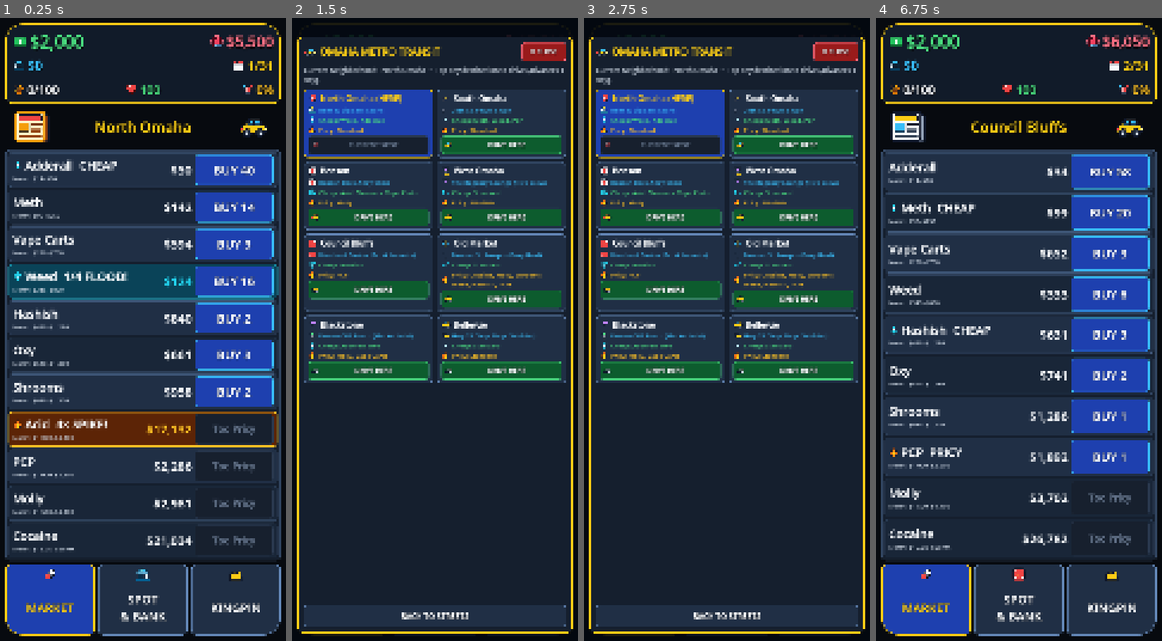
Above: before the commit, frames 1-4 (left to right).
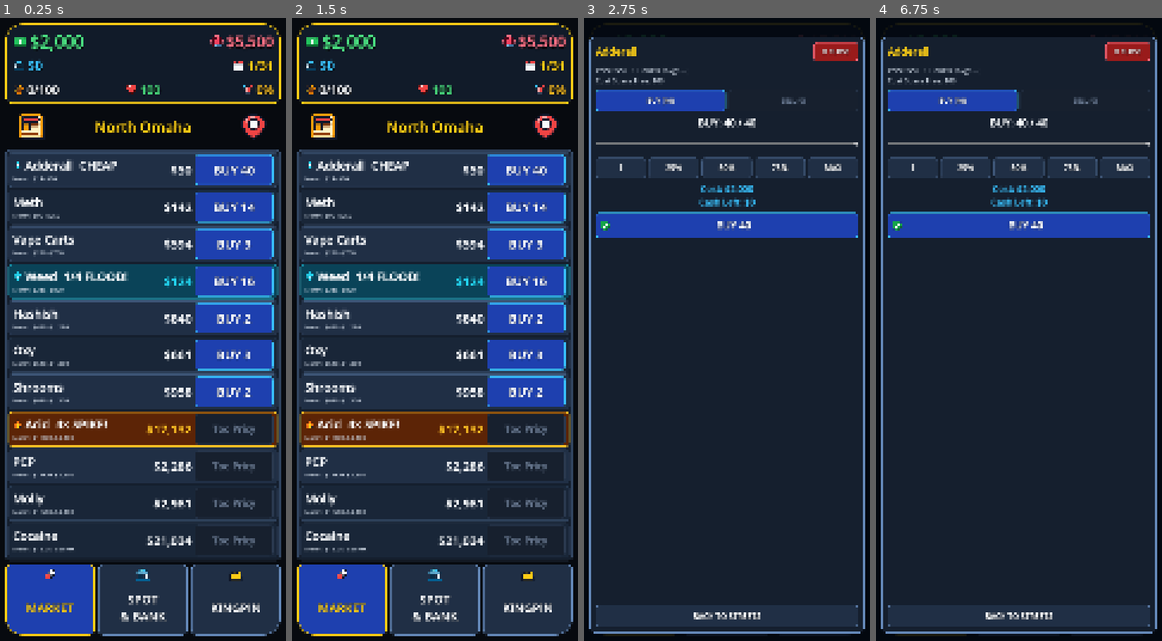
Above: after the commit, the same moments.

Repository: TimGoergen/dope-wars
Game: Godot game, scene res://Main.tscn
Two runs of this game, one before a commit and one after it. Both use one fixed random seed, a clock stepped at 60 frames per second and the inputs below.
Inputs (mouse positions are in pixels of both pictures, inside the frame that each line leads up to):
- Up to frame 1 (0.25 s): no input
- Up to frame 2 (1.5 s): click (323, 123) at 0.52 s; click (546, 123) at 1.27 s
- Up to frame 3 (2.75 s): click (686, 167) at 2.02 s
- Up to frame 4 (6.75 s): click "BUY 40" at 2.75 s; click (978, 204) at 3.52 s; click "BUY 14" at 4.25 s; click (978, 242) at 5.02 s; click "BUY 3" at 5.75 s; click (978, 279) at 6.52 s

The runs differ from the first frame. In frame 1, 0.8% of the frame differs, in the area x 5-94%, y 14-20%; in frame 2, 48%, in the area x 1-99%, y 0-100%; in frame 3, 23%; in frame 4, 40%.

Commit message:
Match news/travel icon height, use rounder pin on travel button, and make recent transactions a fixed-size click-to-open popup with 2x title and X close button

Diff:
--- a/game/scripts/Main.gd
+++ b/game/scripts/Main.gd
@@ -33,7 +33,10 @@
 var _news_icon_rect: TextureRect
 var _log_line_1: Label
 var _log_line_2: Label
+var _news_overlay: Control
 var _news_expand_panel: PanelContainer
+var _news_title_lbl: Label
+var _news_close_btn: Button
 var _news_expand_vbox: VBoxContainer
 var _product_rows: Dictionary = {} # product_id -> Dictionary of nodes
 
@@ -178,24 +181,70 @@
 	)
 	add_child(_dev_tuning_overlay)
 
-	# Press-and-Hold Expanded News Panel (grows up to 1200px / half screen height while held)
+	# Click-to-Open Recent Transactions Popup (stays open until X button or outside click)
+	_news_overlay = Control.new()
+	_news_overlay.set_anchors_and_offsets_preset(Control.PRESET_FULL_RECT)
+	_news_overlay.visible = false
+	add_child(_news_overlay)
+
+	var news_outside_btn := Button.new()
+	news_outside_btn.set_anchors_and_offsets_preset(Control.PRESET_FULL_RECT)
+	UiPalette.style_flat_inert_button(news_outside_btn)
+	news_outside_btn.pressed.connect(func() -> void:
+		Audio.play(&"tap")
+		_set_news_expanded(false)
+	)
+	_news_overlay.add_child(news_outside_btn)
+
 	_news_expand_panel = PanelContainer.new()
 	_news_expand_panel.visible = false
-	_news_expand_panel.mouse_filter = Control.MOUSE_FILTER_IGNORE
-	_news_expand_panel.add_theme_stylebox_override("panel", UiPalette.make_box(UiPalette.PANEL_BG, UiPalette.GOLD_ACCENT, 16, 4, 16, 14))
-	add_child(_news_expand_panel)
+	_news_expand_panel.size = Vector2(648, 1080)
+	_news_expand_panel.mouse_filter = Control.MOUSE_FILTER_STOP
+	_news_expand_panel.add_theme_stylebox_override("panel", UiPalette.make_box(UiPalette.PANEL_BG, UiPalette.GOLD_ACCENT, 16, 4, 20, 18))
+	_news_overlay.add_child(_news_expand_panel)
+
+	var news_panel_vbox := VBoxContainer.new()
+	news_panel_vbox.size_flags_horizontal = Control.SIZE_EXPAND_FILL
+	news_panel_vbox.size_flags_vertical = Control.SIZE_EXPAND_FILL
+	news_panel_vbox.add_theme_constant_override("separation", 12)
+	_news_expand_panel.add_child(news_panel_vbox)
+
+	var news_header := HBoxContainer.new()
+	news_header.size_flags_horizontal = Control.SIZE_EXPAND_FILL
+	news_header.add_theme_constant_override("separation", 10)
+	news_panel_vbox.add_child(news_header)
+
+	_news_title_lbl = UiPalette.add_label(news_header, "RECENT\nTRANSACTIONS", UiPalette.FONT_SMALL * 2, UiPalette.GOLD_ACCENT, false, true)
+	_news_title_lbl.size_flags_horizontal = Control.SIZE_EXPAND_FILL
+
+	_news_close_btn = Button.new()
+	_news_close_btn.text = ""
+	_news_close_btn.icon = UiIcons.get_icon("close_x", 44)
+	_news_close_btn.icon_alignment = HORIZONTAL_ALIGNMENT_CENTER
+	_news_close_btn.custom_minimum_size = Vector2(64, 64)
+	_news_close_btn.size_flags_vertical = Control.SIZE_SHRINK_BEGIN
+	UiPalette.style_flat_inert_button(_news_close_btn)
+	_news_close_btn.pressed.connect(func() -> void:
+		Audio.play(&"tap")
+		_set_news_expanded(false)
+	)
+	news_header.add_child(_news_close_btn)
+
+	var news_div := ColorRect.new()
+	news_div.color = UiPalette.BORDER_SLATE
+	news_div.custom_minimum_size = Vector2(0, 2)
+	news_div.size_flags_horizontal = Control.SIZE_EXPAND_FILL
+	news_panel_vbox.add_child(news_div)
 
 	var news_scroll := ScrollContainer.new()
 	news_scroll.horizontal_scroll_mode = ScrollContainer.SCROLL_MODE_DISABLED
 	news_scroll.size_flags_horizontal = Control.SIZE_EXPAND_FILL
 	news_scroll.size_flags_vertical = Control.SIZE_EXPAND_FILL
-	news_scroll.mouse_filter = Control.MOUSE_FILTER_IGNORE
-	_news_expand_panel.add_child(news_scroll)
+	news_panel_vbox.add_child(news_scroll)
 
 	_news_expand_vbox = VBoxContainer.new()
 	_news_expand_vbox.size_flags_horizontal = Control.SIZE_EXPAND_FILL
-	_news_expand_vbox.add_theme_constant_override("separation", 8)
-	_news_expand_vbox.mouse_filter = Control.MOUSE_FILTER_IGNORE
+	_news_expand_vbox.add_theme_constant_override("separation", 10)
 	news_scroll.add_child(_news_expand_vbox)
 
 
@@ -272,7 +321,7 @@
 	top_strip.add_theme_constant_override("separation", 12)
 	vbox.add_child(top_strip)
 
-	# Left: Frameless Newspaper SVG Icon (112x112, vertically & horizontally centered)
+	# Left: Frameless Newspaper SVG Icon (112x112, vertically & horizontally centered, same height as travel pin)
 	_scanner_card = PanelContainer.new()
 	_scanner_card.size_flags_horizontal = Control.SIZE_EXPAND_FILL
 	_scanner_card.size_flags_vertical = Control.SIZE_EXPAND_FILL
@@ -281,8 +330,8 @@
 	top_strip.add_child(_scanner_card)
 
 	_news_icon_rect = UiIcons.create_icon_rect("newspaper", 112)
-	_news_icon_rect.size_flags_horizontal = Control.SIZE_EXPAND_FILL
-	_news_icon_rect.size_flags_vertical = Control.SIZE_EXPAND_FILL
+	_news_icon_rect.size_flags_horizontal = Control.SIZE_SHRINK_CENTER
+	_news_icon_rect.size_flags_vertical = Control.SIZE_SHRINK_CENTER
 	_scanner_card.add_child(_news_icon_rect)
 
 	_log_line_1 = Label.new()
@@ -293,11 +342,9 @@
 	UiPalette.style_flat_inert_button(news_hold_btn)
 	news_hold_btn.size_flags_horizontal = Control.SIZE_EXPAND_FILL
 	news_hold_btn.size_flags_vertical = Control.SIZE_EXPAND_FILL
-	news_hold_btn.button_down.connect(func() -> void:
-		_set_news_expanded(true)
-	)
-	news_hold_btn.button_up.connect(func() -> void:
-		_set_news_expanded(false)
+	news_hold_btn.pressed.connect(func() -> void:
+		Audio.play(&"tap")
+		_set_news_expanded(not _news_expand_panel.visible)
 	)
 	_scanner_card.add_child(news_hold_btn)
 
@@ -309,10 +356,10 @@
 	_loc_lbl.vertical_alignment = VERTICAL_ALIGNMENT_CENTER
 	_loc_lbl.autowrap_mode = TextServer.AUTOWRAP_WORD_SMART
 
-	# Right: Frameless Car SVG Travel Button (112x112 car icon, vertically & horizontally centered)
+	# Right: Frameless Location Pin SVG Travel Button (112x112 rounder/fatter pin icon, vertically & horizontally centered)
 	_travel_btn = Button.new()
 	_travel_btn.text = ""
-	_travel_btn.icon = UiIcons.get_icon("car", 112)
+	_travel_btn.icon = UiIcons.get_icon("pin", 112)
 	_travel_btn.icon_alignment = HORIZONTAL_ALIGNMENT_CENTER
 	_travel_btn.size_flags_horizontal = Control.SIZE_EXPAND_FILL
 	_travel_btn.size_flags_vertical = Control.SIZE_EXPAND_FILL
@@ -793,34 +840,41 @@
 
 
 func _set_news_expanded(expanded: bool) -> void:
-	if _news_expand_panel == null:
+	if _news_expand_panel == null or _news_overlay == null:
 		return
 	if not expanded:
 		_news_expand_panel.visible = false
+		_news_overlay.visible = false
 		return
 
 	for c in _news_expand_vbox.get_children():
 		c.queue_free()
 
-	var card_rect := _scanner_card.get_global_rect()
-	var card_w := clampf(1080.0 - card_rect.position.x - 20.0, 320.0, 1040.0)
-	_news_expand_vbox.custom_minimum_size = Vector2(card_w - 36.0, 0.0)
-
-	UiPalette.add_label(_news_expand_vbox, "📰 RECENT TRANSACTIONS", UiPalette.FONT_SMALL, UiPalette.GOLD_ACCENT, true, true)
+	var vp_size := size
+	if vp_size.x <= 0.0 or vp_size.y <= 0.0:
+		vp_size = Vector2(1080.0, 2400.0)
+
+	# Fixed size & margins: 10% left margin (108px), 30% right margin (324px -> width 648px),
+	# same top height as the news strip, bottom reaches down to 40% from the bottom (y = 1440px).
+	var left_x := roundf(vp_size.x * 0.10)
+	var right_margin := roundf(vp_size.x * 0.30)
+	var card_w := vp_size.x - left_x - right_margin
+	var top_y := _scanner_card.get_global_rect().position.y
+	var bottom_y := roundf(vp_size.y * 0.60)
+	var target_h := maxi(300, int(roundf(bottom_y - top_y)))
+
+	_news_expand_vbox.custom_minimum_size = Vector2(card_w - 48.0, 0.0)
+
 	for i in range(state.scanner_log.size()):
 		var col := UiPalette.TEXT_PRIMARY if i == 0 else UiPalette.TEXT_SECONDARY
 		var lbl := UiPalette.add_label(_news_expand_vbox, "• " + String(state.scanner_log[i]), UiPalette.FONT_TINY, col, true, i == 0)
-		lbl.mouse_filter = Control.MOUSE_FILTER_IGNORE
-
-	# Compute required height to fit full history, capped at half the screen height (1200px)
-	var est_lines := 2
-	for msg in state.scanner_log:
-		est_lines += maxi(1, int(ceil(float(String(msg).length()) / 42.0)))
-	var target_h := clampf(float(est_lines) * 34.0 + 36.0, card_rect.size.y, 1200.0)
-
-	_news_expand_panel.position = card_rect.position
-	_news_expand_panel.size = Vector2(card_w, target_h)
+		lbl.mouse_filter = Control.MOUSE_FILTER_PASS
+
+	_news_expand_panel.custom_minimum_size = Vector2(card_w, float(target_h))
+	_news_expand_panel.position = Vector2(left_x, top_y)
+	_news_expand_panel.size = Vector2(card_w, float(target_h))
 	_news_expand_panel.visible = true
+	_news_overlay.visible = true
 
 
 func _refresh_all() -> void:
@@ -842,10 +896,10 @@
 	_heat_lbl.text = "%.0f%%" % state.heat
 	_heat_lbl.add_theme_color_override("font_color", UiPalette.POLICE_RED if state.heat >= 35.0 else UiPalette.SPIKE_AMBER)
 
-	# 2. Top Strip: Newspaper SVG Icon | Location Name (no pin) | Car SVG Travel Icon
+	# 2. Top Strip: Newspaper SVG Icon | Location Name (no pin) | Location Pin SVG Travel Icon
 	_loc_lbl.text = String(cur_d["name"])
 	_travel_btn.text = ""
-	_travel_btn.icon = UiIcons.get_icon("car", 112)
+	_travel_btn.icon = UiIcons.get_icon("pin", 112)
 	_travel_btn.disabled = state.is_final_day()
 	_finish_run_btn.visible = state.is_final_day() and not state.run_completed and not state.game_over
 
--- a/game/scripts/ui/UiIcons.gd
+++ b/game/scripts/ui/UiIcons.gd
@@ -12,6 +12,7 @@
 	"💵": "cash",
 	"💰": "cash",
 	"💳": "cash",
+	"💲": "dollar",
 	"🦈": "shark",
 	"🏦": "bank",
 	"🏧": "bank",
@@ -157,6 +158,14 @@
 				<circle cx="15" cy="32" r="3" fill="#BBF7D0"/>
 				<circle cx="49" cy="32" r="3" fill="#BBF7D0"/>
 			</svg>"""
+		"dollar":
+			return """<svg xmlns="http://www.w3.org/2000/svg" viewBox="0 0 64 64" width="64" height="64">
+				<rect width="64" height="64" rx="12" fill="#0A0D12"/>
+				<rect x="4.75" y="4.75" width="54.5" height="54.5" rx="10" fill="#121721" stroke="#22C55E" stroke-width="4"/>
+				<rect x="28.5" y="8" width="7" height="48" rx="3.5" fill="#F59E0B"/>
+				<path d="M 41.5 22.25 C 41.5 15.5, 22 15.5, 22 24 C 22 31.75, 42.25 31.75, 42.25 40.25 C 42.25 48.5, 22.25 48.5, 22.25 41.75"
+					fill="none" stroke="#22C55E" stroke-width="8" stroke-linecap="round" stroke-linejoin="round"/>
+			</svg>"""
 		"shark":
 			return """<svg xmlns="http://www.w3.org/2000/svg" viewBox="0 0 64 64" width="64" height="64">
 				<circle cx="32" cy="32" r="27" fill="#4C0519" stroke="#FB7185" stroke-width="3"/>
@@ -214,35 +223,35 @@
 			</svg>"""
 		"newspaper":
 			return """<svg xmlns="http://www.w3.org/2000/svg" viewBox="0 0 64 64" width="64" height="64">
-				<rect x="12" y="12" width="46" height="44" rx="5" fill="#94A3B8" stroke="#0F172A" stroke-width="3"/>
-				<rect x="6" y="8" width="46" height="46" rx="5" fill="#F8FAFC" stroke="#0F172A" stroke-width="3"/>
-				<rect x="11" y="13" width="36" height="9" rx="2" fill="#FACC15" stroke="#0F172A" stroke-width="2"/>
-				<rect x="11" y="26" width="16" height="14" rx="2" fill="#38BDF8" stroke="#0F172A" stroke-width="2"/>
-				<line x1="31" y1="28" x2="46" y2="28" stroke="#0F172A" stroke-width="3.5" stroke-linecap="round"/>
-				<line x1="31" y1="34" x2="46" y2="34" stroke="#334155" stroke-width="3" stroke-linecap="round"/>
-				<line x1="31" y1="40" x2="43" y2="40" stroke="#334155" stroke-width="3" stroke-linecap="round"/>
+				<rect x="12" y="10" width="46" height="48" rx="5" fill="#94A3B8" stroke="#0F172A" stroke-width="3.5"/>
+				<rect x="6" y="6" width="46" height="48" rx="5" fill="#F8FAFC" stroke="#0F172A" stroke-width="3.5"/>
+				<rect x="11" y="11" width="36" height="10" rx="2" fill="#FACC15" stroke="#0F172A" stroke-width="2"/>
+				<rect x="11" y="25" width="16" height="15" rx="2" fill="#38BDF8" stroke="#0F172A" stroke-width="2"/>
+				<line x1="31" y1="27" x2="46" y2="27" stroke="#0F172A" stroke-width="3.5" stroke-linecap="round"/>
+				<line x1="31" y1="33" x2="46" y2="33" stroke="#334155" stroke-width="3" stroke-linecap="round"/>
+				<line x1="31" y1="39" x2="43" y2="39" stroke="#334155" stroke-width="3" stroke-linecap="round"/>
 				<line x1="12" y1="46" x2="46" y2="46" stroke="#334155" stroke-width="3" stroke-linecap="round"/>
 			</svg>"""
 		"newspaper_spike":
 			return """<svg xmlns="http://www.w3.org/2000/svg" viewBox="0 0 64 64" width="64" height="64">
-				<rect x="12" y="12" width="46" height="44" rx="5" fill="#92400E" stroke="#0F172A" stroke-width="3"/>
-				<rect x="6" y="8" width="46" height="46" rx="5" fill="#FEF3C7" stroke="#F59E0B" stroke-width="3"/>
-				<rect x="11" y="13" width="36" height="9" rx="2" fill="#EF4444" stroke="#0F172A" stroke-width="2"/>
-				<rect x="11" y="26" width="16" height="14" rx="2" fill="#F59E0B" stroke="#0F172A" stroke-width="2"/>
-				<line x1="31" y1="28" x2="46" y2="28" stroke="#78350F" stroke-width="3.5" stroke-linecap="round"/>
-				<line x1="31" y1="34" x2="46" y2="34" stroke="#92400E" stroke-width="3" stroke-linecap="round"/>
-				<line x1="31" y1="40" x2="43" y2="40" stroke="#92400E" stroke-width="3" stroke-linecap="round"/>
+				<rect x="12" y="10" width="46" height="48" rx="5" fill="#92400E" stroke="#0F172A" stroke-width="3.5"/>
+				<rect x="6" y="6" width="46" height="48" rx="5" fill="#FEF3C7" stroke="#F59E0B" stroke-width="3.5"/>
+				<rect x="11" y="11" width="36" height="10" rx="2" fill="#EF4444" stroke="#0F172A" stroke-width="2"/>
+				<rect x="11" y="25" width="16" height="15" rx="2" fill="#F59E0B" stroke="#0F172A" stroke-width="2"/>
+				<line x1="31" y1="27" x2="46" y2="27" stroke="#78350F" stroke-width="3.5" stroke-linecap="round"/>
+				<line x1="31" y1="33" x2="46" y2="33" stroke="#92400E" stroke-width="3" stroke-linecap="round"/>
+				<line x1="31" y1="39" x2="43" y2="39" stroke="#92400E" stroke-width="3" stroke-linecap="round"/>
 				<line x1="12" y1="46" x2="46" y2="46" stroke="#92400E" stroke-width="3" stroke-linecap="round"/>
 			</svg>"""
 		"newspaper_flood":
 			return """<svg xmlns="http://www.w3.org/2000/svg" viewBox="0 0 64 64" width="64" height="64">
-				<rect x="12" y="12" width="46" height="44" rx="5" fill="#155E75" stroke="#0F172A" stroke-width="3"/>
-				<rect x="6" y="8" width="46" height="46" rx="5" fill="#E0F2FE" stroke="#22D3EE" stroke-width="3"/>
-				<rect x="11" y="13" width="36" height="9" rx="2" fill="#0284C7" stroke="#0F172A" stroke-width="2"/>
-				<rect x="11" y="26" width="16" height="14" rx="2" fill="#22D3EE" stroke="#0F172A" stroke-width="2"/>
-				<line x1="31" y1="28" x2="46" y2="28" stroke="#082F49" stroke-width="3.5" stroke-linecap="round"/>
-				<line x1="31" y1="34" x2="46" y2="34" stroke="#0C4A6E" stroke-width="3" stroke-linecap="round"/>
-				<line x1="31" y1="40" x2="43" y2="40" stroke="#0C4A6E" stroke-width="3" stroke-linecap="round"/>
+				<rect x="12" y="10" width="46" height="48" rx="5" fill="#155E75" stroke="#0F172A" stroke-width="3.5"/>
+				<rect x="6" y="6" width="46" height="48" rx="5" fill="#E0F2FE" stroke="#22D3EE" stroke-width="3.5"/>
+				<rect x="11" y="11" width="36" height="10" rx="2" fill="#0284C7" stroke="#0F172A" stroke-width="2"/>
+				<rect x="11" y="25" width="16" height="15" rx="2" fill="#22D3EE" stroke="#0F172A" stroke-width="2"/>
+				<line x1="31" y1="27" x2="46" y2="27" stroke="#082F49" stroke-width="3.5" stroke-linecap="round"/>
+				<line x1="31" y1="33" x2="46" y2="33" stroke="#0C4A6E" stroke-width="3" stroke-linecap="round"/>
+				<line x1="31" y1="39" x2="43" y2="39" stroke="#0C4A6E" stroke-width="3" stroke-linecap="round"/>
 				<line x1="12" y1="46" x2="46" y2="46" stroke="#0C4A6E" stroke-width="3" stroke-linecap="round"/>
 			</svg>"""
 		"car":
@@ -362,8 +371,14 @@
 			</svg>"""
 		"pin":
 			return """<svg xmlns="http://www.w3.org/2000/svg" viewBox="0 0 64 64" width="64" height="64">
-				<path d="M32 58 C32 58 14 38 14 24 A18 18 0 1 1 50 24 C50 38 32 58 32 58 Z" fill="#EF4444" stroke="#0F172A" stroke-width="3" stroke-linejoin="round"/>
-				<circle cx="32" cy="24" r="7" fill="#F8FAFC"/>
+				<path d="M32 58 C24 52 7 39 7 26 C7 13.5 18 6 32 6 C46 6 57 13.5 57 26 C57 39 40 52 32 58 Z" fill="#EF4444" stroke="#0F172A" stroke-width="3.5" stroke-linejoin="round"/>
+				<path d="M15 21 C18 14 24 11 31 11" stroke="#FCA5A5" stroke-width="3.5" stroke-linecap="round" fill="none"/>
+				<circle cx="32" cy="26" r="10.5" fill="#F8FAFC" stroke="#0F172A" stroke-width="3"/>
+			</svg>"""
+		"close_x":
+			return """<svg xmlns="http://www.w3.org/2000/svg" viewBox="0 0 64 64" width="64" height="64">
+				<line x1="14" y1="14" x2="50" y2="50" stroke="#F8FAFC" stroke-width="7" stroke-linecap="round"/>
+				<line x1="50" y1="14" x2="14" y2="50" stroke="#F8FAFC" stroke-width="7" stroke-linecap="round"/>
 			</svg>"""
 		"fire":
 			return """<svg xmlns="http://www.w3.org/2000/svg" viewBox="0 0 64 64" width="64" height="64">
--- a/game/sim/UiLayoutTest.gd
+++ b/game/sim/UiLayoutTest.gd
@@ -36,11 +36,11 @@
 	var scanner_card: PanelContainer = main._scanner_card
 	var news_icon_rect: TextureRect = main._news_icon_rect
 	var expected_loc := String(OmahaCatalog.get_district(main.state.current_district_id)["name"])
-	if loc_lbl.text != expected_loc or loc_lbl.horizontal_align …(73 unchanged characters)… .y < hero_rect.end.y or travel_btn.icon == null or travel_btn.icon.get_width() < 100 or news_icon_rect == null or news_icon_rect.texture == null or news_icon_rect.texture.get_width() < 100 or day_lbl.text.contains("Day"):
-		push_error("FAIL [Split Strip & SVG Icons]: loc='%s' travel_icon=%s news_tex=%s day='%s'" % [loc_lbl.text, str(travel_btn.icon), str(news_icon_rect.texture if news_icon_rect else null), day_lbl.text])
+	if loc_lbl.text != expected_loc or loc_lbl.horizontal_align …(73 unchanged characters)… .y < hero_rect.end.y or travel_btn.icon != UiIcons.get_icon("pin", 112) or news_icon_rect == null or news_icon_rect.size != Vector2(112, 112) or day_lbl.text.contains("Day"):
+		push_error("FAIL [Split Strip & SVG Icons]: loc='%s' travel_icon=%s news_size=%s day='%s'" % [loc_lbl.text, str(travel_btn.icon), str(news_icon_rect.size if news_icon_rect else Vector2.ZERO), day_lbl.text])
 		quit(1)
 		return
-	for icon_key in ["cash", "shark", "bank", "calendar", "coat …(193 unchanged characters)… ", "speaker_on", "speaker_off", "pin", "fire", "snowflake", "check", "lock"]:
+	for icon_key in ["cash", "shark", "bank", "calendar", "coat …(193 unchanged characters)… ", "speaker_on", "speaker_off", "pin", "close_x", "fire", "snowflake", "check", "lock"]:
 		var tex := UiIcons.get_icon(icon_key, 64)
 		if tex == null or tex.get_width() != 64 or tex.get_height() != 64:
 			push_error("FAIL [UiIcons SVG Rasterizer]: icon '%s' failed to rasterize (tex=%s)" % [icon_key, str(tex)])
@@ -52,8 +52,10 @@
 		return
 	main._set_news_expanded(true)
 	var exp_panel: PanelContainer = main._news_expand_panel
-	if not exp_panel.visible or exp_panel.size.y > 1200.0:
-		push_error("FAIL [News Hold Expand]: visible=%s size=%s" % [str(exp_panel.visible), str(exp_panel.size)])
+	var news_title: Label = main._news_title_lbl
+	var news_close: Button = main._news_close_btn
+	if not exp_panel.visible or not main._news_overlay.visible or not is_equal_approx(exp_panel.position.x, 108.0) or not is_equal_approx(exp_panel.size.x, 648.0) or not is_equal_approx(exp_panel.position.y + exp_panel.size.y, 1440.0) or news_title.get_theme_font_size("font_size") != 50 or news_close.icon != UiIcons.get_icon("close_x", 44):
+		push_error("FAIL [News Popup Layout]: visible=%s pos=%s size=%s title_sz=%d close_icon=%s" % [str(exp_panel.visible), str(exp_panel.position), str(exp_panel.size), news_title.get_theme_font_size("font_size"), str(news_close.icon)])
 		quit(1)
 		return
 	main._set_news_expanded(false)
